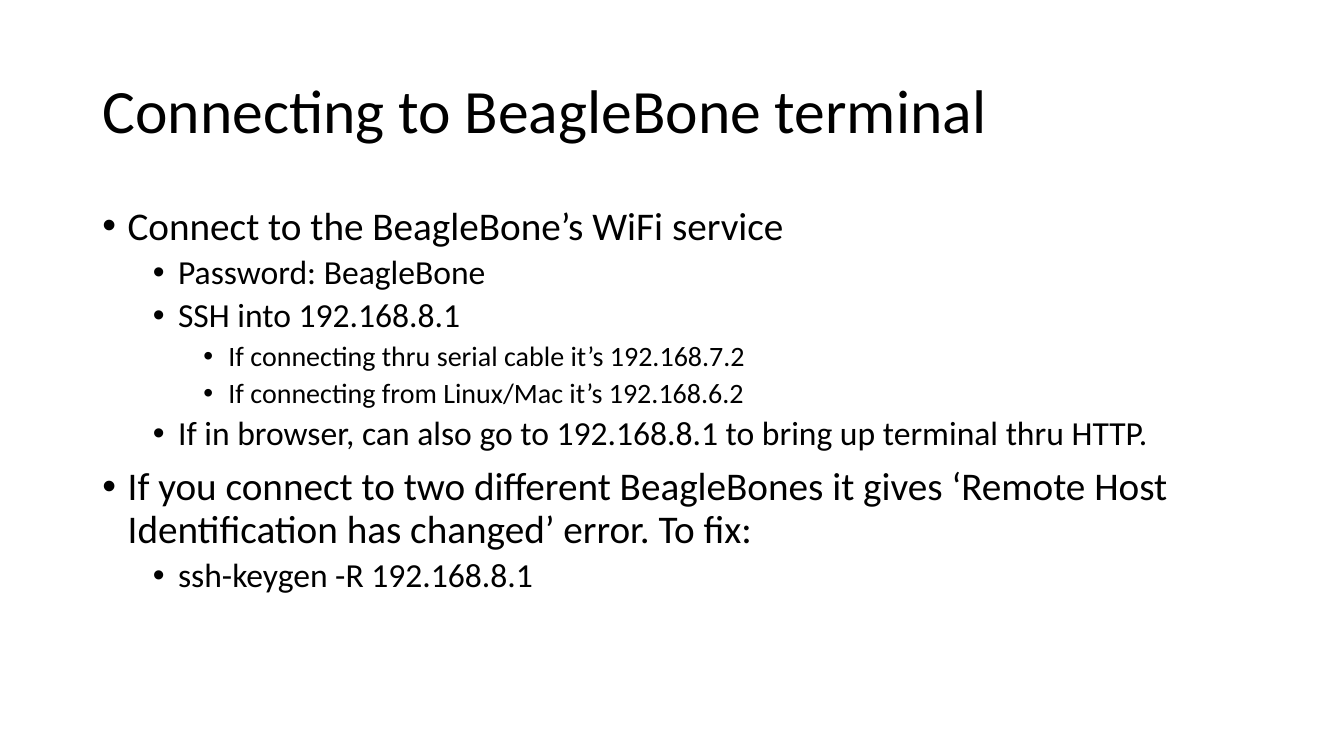
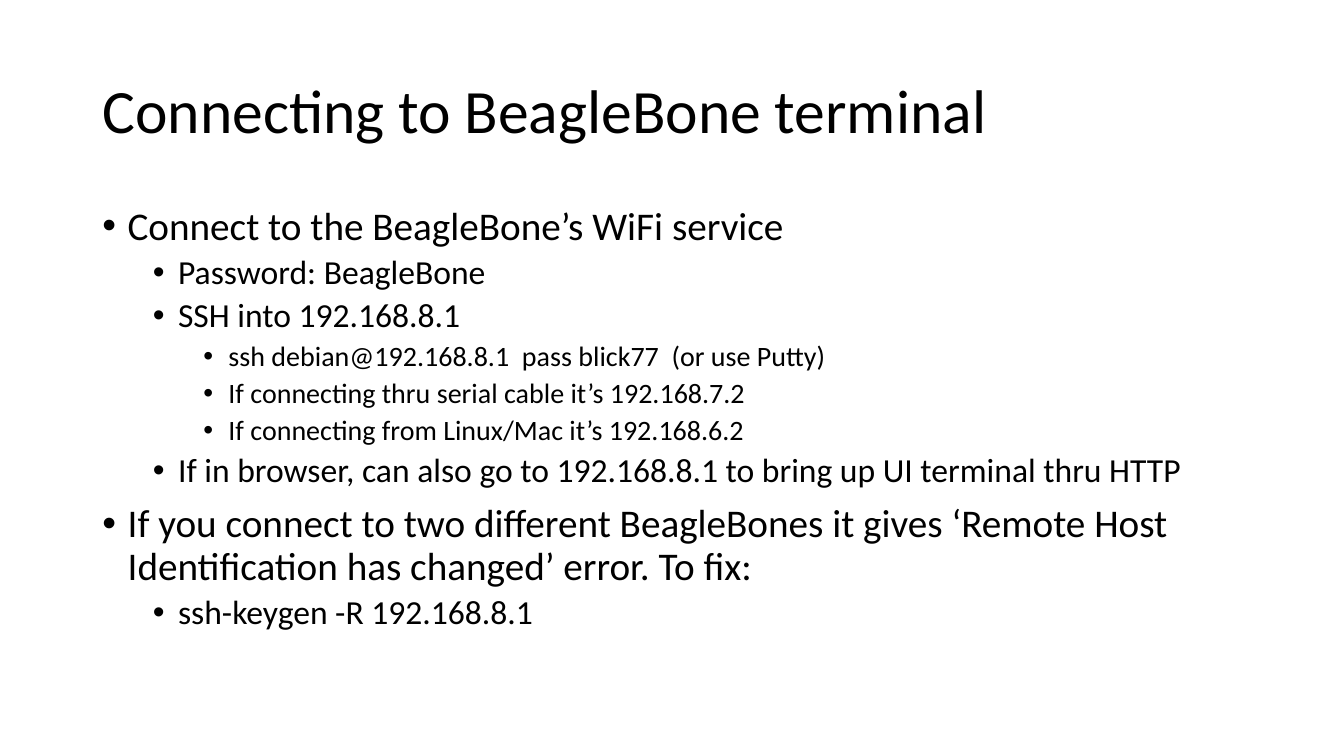
Before and after one commit to gigaprog/p_presentations, a slide deck: slide 6 of embedded/BeagleBone/BeagleBoneBlue.pptx (slide 4 before the commit). Drawn at 1344x756 pixels with LibreOffice and Linux fonts; fonts in the diff are those of the drawing. Boxes give left, top, right and bottom in pixels: in the first picture for what was removed or moved away, otherwise in the second. Text is boxed around its words. In the diff, an @@ line names an element or a change of style, - is before the commit and + after.

```diff
--- a/embedded/BeagleBone/BeagleBoneBlue.pptx
+++ b/embedded/BeagleBone/BeagleBoneBlue.pptx
@@ text at bbox=[228, 345, 825, 371]: paragraph added @@
+    • ssh debian@192.168.8.1 pass blick77 (or use Putty)
@@ text at bbox=[178, 458, 1180, 488]: text changed @@
-  • If in browser, can also go to 192.168.8.1 to bring up terminal thru HTTP.
+  • If in browser, can also go to 192.168.8.1 to bring up UI terminal thru HTTP
```
Also in this commit, not shown: 3 other slides changed, 5 slides added, 3 other files.
